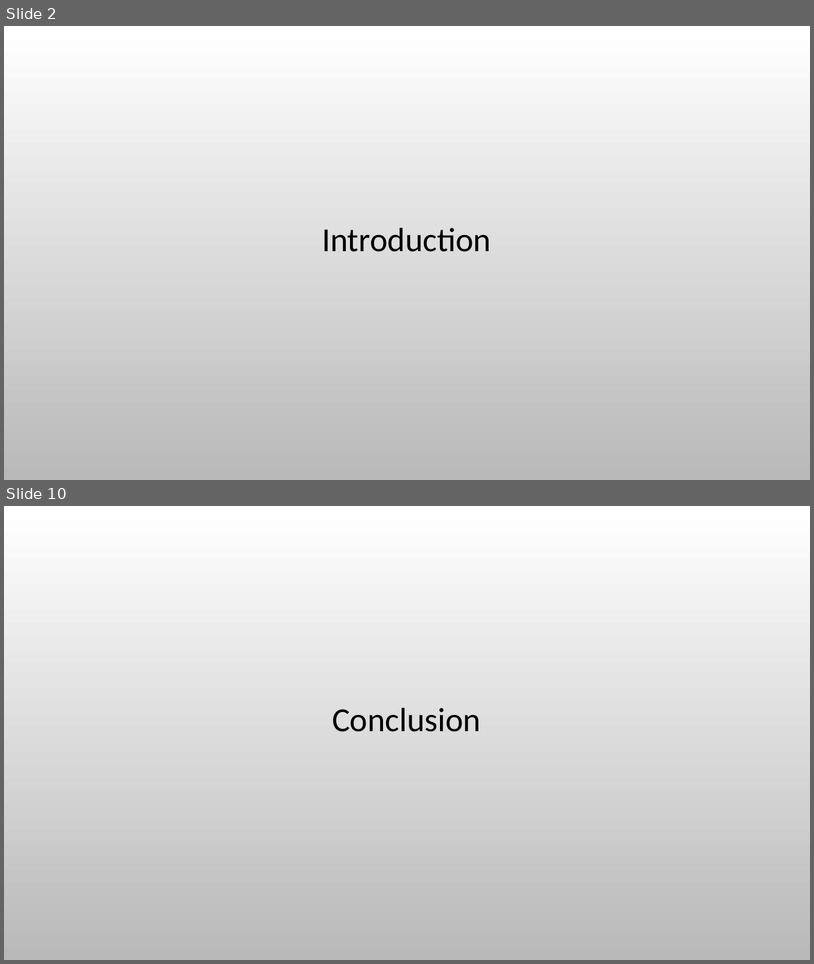
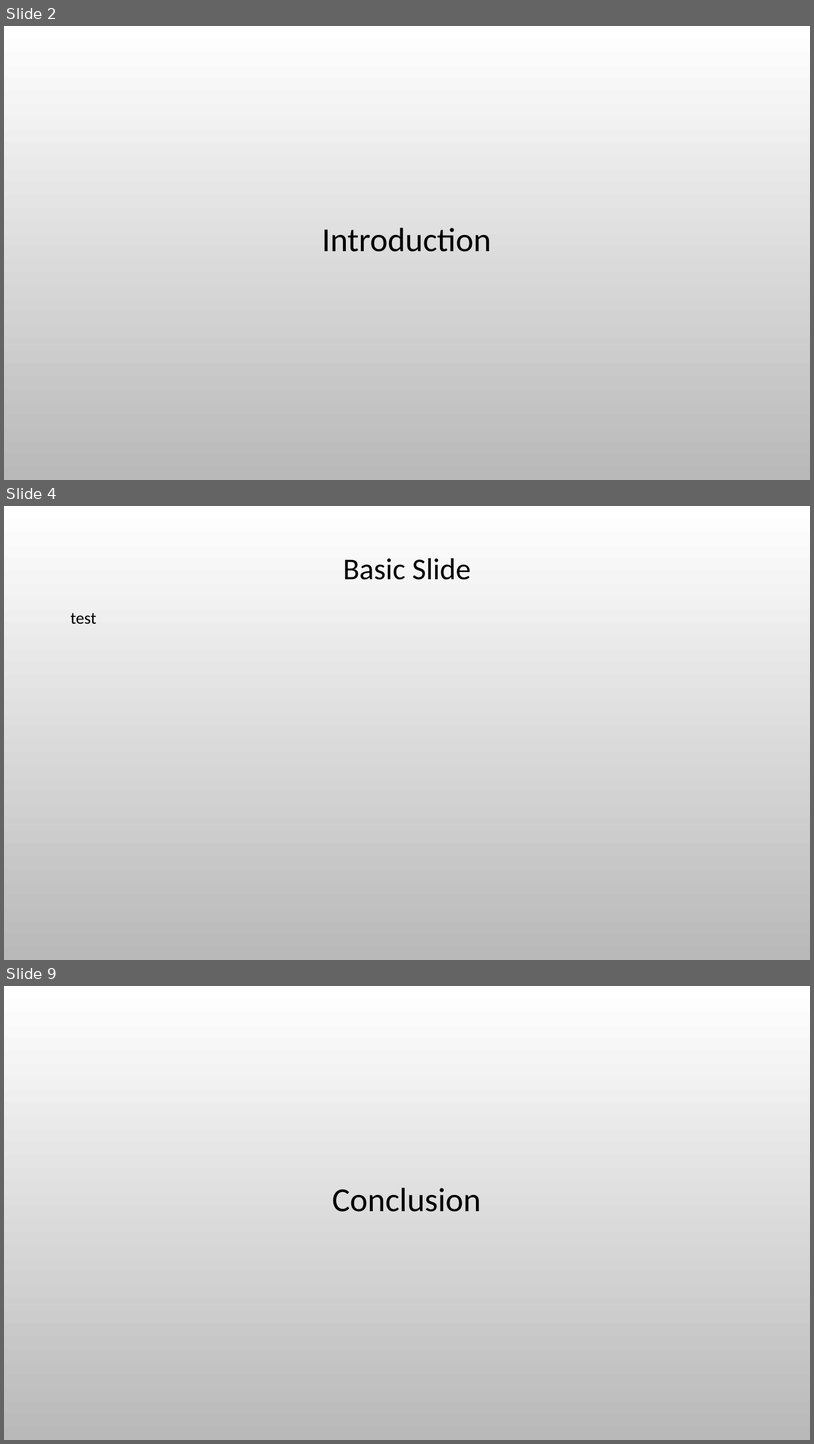
Before and after one commit to ted-dunstone/reports, a slide deck: simple/presentation.pptx. Shown one above the other, each under a label of ours: slides 2 and 10 before the commit, slides 2, 4 and 9 after it; the slides between them are not shown. The pictures are 814x964 and 814x1444 pixels, drawn with LibreOffice and Linux fonts; fonts in the diff are those of the drawing; background and template pictures are left out. Boxes give left, top, right and bottom in pixels: in the first picture for what was removed or moved away, otherwise in the second. Text is boxed around its words. In the diff, an @@ line names an element or a change of style, - is before the commit and + after.

```diff
--- a/simple/presentation.pptx
+++ b/simple/presentation.pptx
@@ slide 4 added at (4, 506, 810, 960), background picture (left out) @@
@@ title added at (343, 558, 471, 580), 36 pt, text #000000 @@
+Basic Slide
@@ text added at (71, 613, 96, 624), 20 pt, text #000000 @@
+test
@@ what was slide 10 is now slide 9 @@
```
Also in this commit, not shown: 2 slides changed, 5 other slides added, 12 slides removed, 35 other files.
